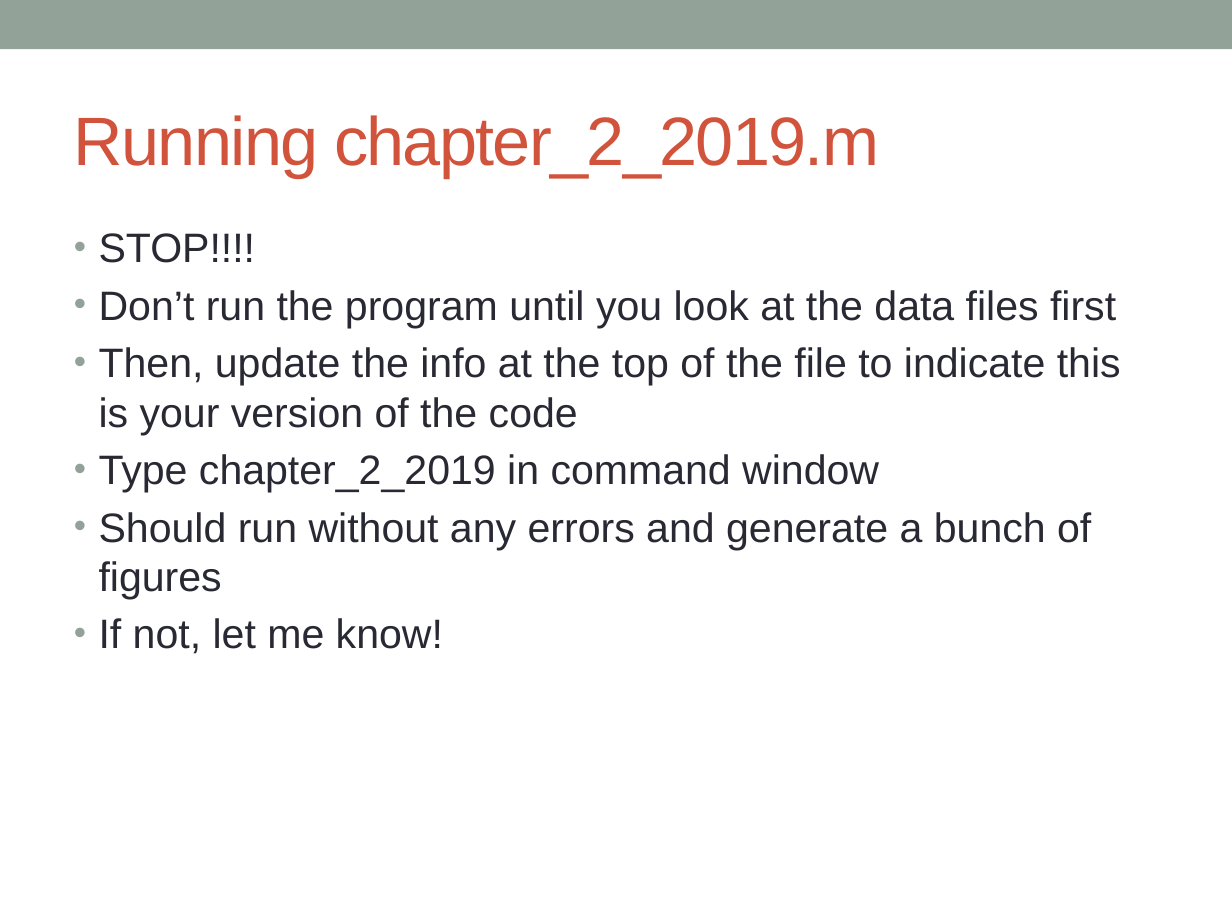
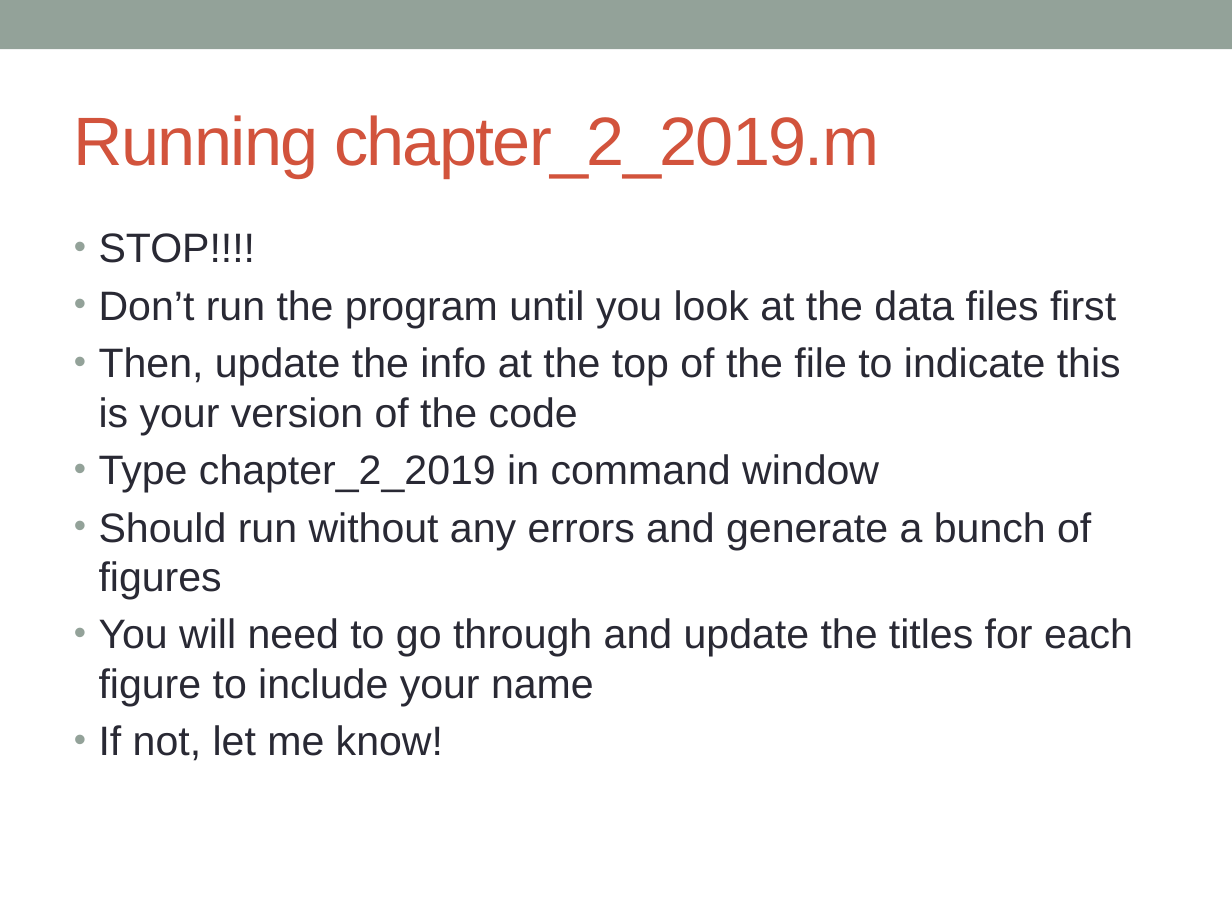
Before and after one commit to johnhorel/atmos_5040_2019, a slide deck: slide 3 of chapter 2/atmos_5040_012319.pptx. Drawn at 1232x924 pixels with LibreOffice and Linux fonts; fonts in the diff are those of the drawing. Boxes give left, top, right and bottom in pixels: in the first picture for what was removed or moved away, otherwise in the second. Text is boxed around its words. In the diff, an @@ line names an element or a change of style, - is before the commit and + after.

```diff
--- a/chapter 2/atmos_5040_012319.pptx
+++ b/chapter 2/atmos_5040_012319.pptx
@@ text at bbox=[99, 618, 1133, 706]: paragraph added @@
+• You will need to go through and update the titles for each figure to include your name
```
Also in this commit, not shown: 1 slide added, 1 other file.
